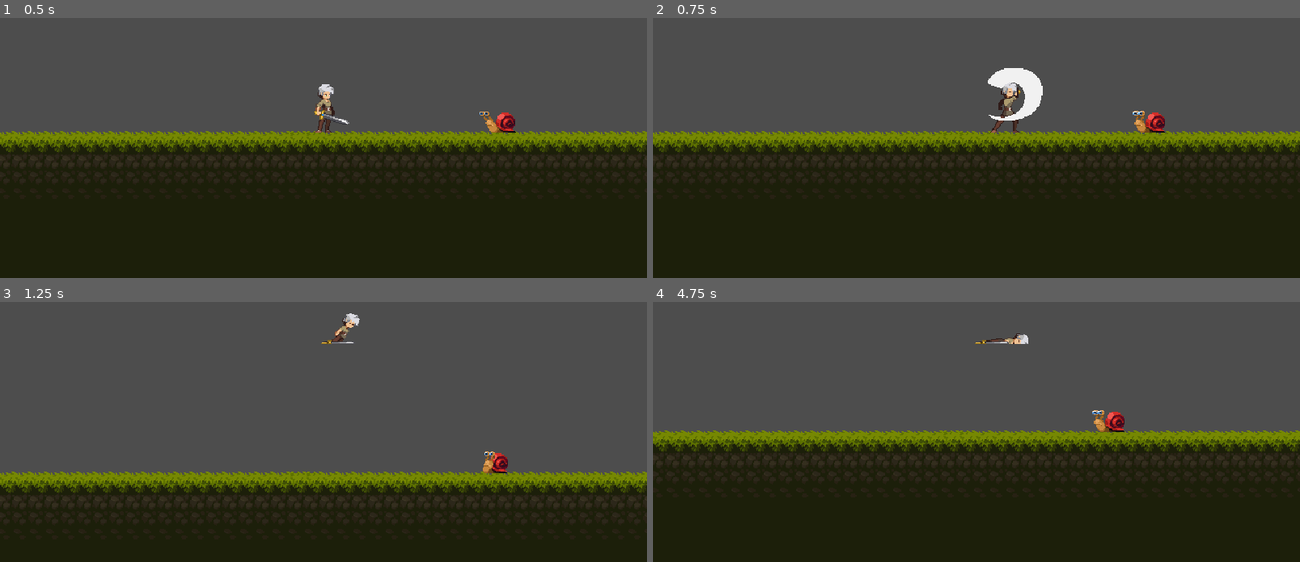
Above: before the commit, frames 1-4 (two rows, left to right).
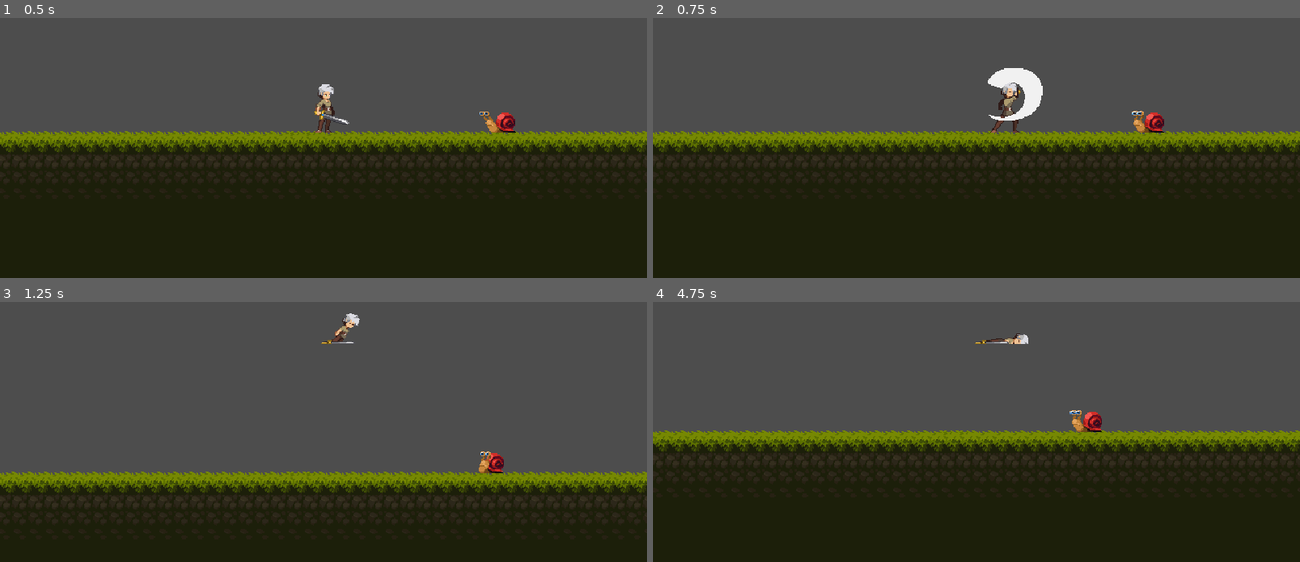
Above: after the commit, the same moments.

Repository: Dewin154/Project_Lynx
Game: Godot game, scene res://levels/level_1.tscn
Two runs of this game, one before a commit and one after it. Both use one fixed random seed, a clock stepped at 60 frames per second and the inputs below.
Inputs:
- Up to frame 1 (0.5 s): no input
- Up to frame 2 (0.75 s): hold D (move_right) from 0.53 s (still down); tap Keypad 1 (attack) at 0.6 s
- Up to frame 3 (1.25 s): keep holding D (move_right); tap W (jump) at 0.77 s; tap Keypad 9 (die) at 0.8 s
- Up to frame 4 (4.75 s): tap Keypad 9 (die) at 1.35, 2.3, 2.85, 3.8, 4.35 s; tap W (jump) at 1.52, 3.02, 3.77, 4.52 s; tap Keypad 1 (attack) at 1.55, 2.1, 3.05, 3.6, 4.55 s; release D (move_right) at 2.03 s; hold A (move_left) 2.03-2.78 s; hold D (move_right) 2.78-4.28 s; hold A (move_left) from 4.28 s (still down)

Frame 1 is identical in both runs. In frame 2, 0.2% of the frame differs, in the area x 74-80%, y 35-45%; in frame 3, 0.3%; in frame 4, 0.6%, in the area x 64-73%, y 41-50%.

Commit message:
Update Sword Logic
- Fixed bug where enemy would die before sword animation finished

- Added correct SwordHitbox flip

- Added abstract function take_damage

- Added haptic feedback after landing successful attack

Diff:
--- a/enemies/abstract_enemies.gd
+++ b/enemies/abstract_enemies.gd
@@ -13,3 +13,7 @@
 
 func falling(delta: float):
 	velocity.y += GRAVITY * delta
+
+# Abstract function
+func take_damage(_damage: int) -> void:
+	push_error("Must be overridden in subclasses!")
--- a/enemies/snail/snail.gd
+++ b/enemies/snail/snail.gd
@@ -3,7 +3,6 @@
 
 var health = 30
 var current_state
-var damage
 
 enum State {Moving, Dying}
 
@@ -16,7 +15,6 @@
 	super(delta)
 	move()
 	play_animations()
-	print(health)
 
 func _on_animated_sprite_2d_animation_finished() -> void:
 	if animated_sprite_2d.animation == "dying":
@@ -29,12 +27,13 @@
 		animated_sprite_2d.play("dying")
 
 func take_damage(damage: int) -> void:
+	Input.start_joy_vibration(0,0.5,0.5,0.3) # Controller vibration for some haptic feedback
 	health -= damage
 	if health <= 0:
 		current_state = State.Dying
 
 func move() -> void:
-	if velocity.x >= -20 and current_state != State.Dying:
+	if velocity.x >= -30 and current_state != State.Dying:
 		velocity.x -= 0.5
 	else:
 		velocity.x = 0
--- /dev/null
+++ b/player/collision_shape_2d.gd
@@ -0,0 +1,15 @@
+extends CollisionShape2D
+
+@onready var player = get_parent().get_parent()
+
+var vector_facing_left = Vector2(-23,-24)
+var vector_facing_right = Vector2(27,-24)
+
+func flip_hitbox():
+	if player.animated_sprite_2d.flip_h:
+		set_position(vector_facing_left)
+	else:
+		set_position(vector_facing_right)
+# Called every Frame, Signal would be better for Performance
+func _process(delta: float) -> void:
+	flip_hitbox()
--- a/player/player.gd
+++ b/player/player.gd
@@ -18,6 +18,7 @@
 var is_attacking = false
 var attack_combo_available = false
 var is_dying = false
+var can_deal_damage = true
 
 func _ready() -> void:
 	current_state = State.Idle
@@ -32,6 +33,7 @@
 	move_and_slide()
 	player_animations()
 	#print("State: ", State.keys()[current_state])
+	#print(can_deal_damage)
 
 func _on_animated_sprite_2d_animation_finished() -> void:
 	if animated_sprite_2d.animation == "attack1":
@@ -41,6 +43,8 @@
 			is_attacking = false
 	elif animated_sprite_2d.animation == "attack2":
 		is_attacking = false
+	can_deal_damage = true
+
 
 func _on_attack_timer_timeout() -> void:
 	attack_combo_available = false
@@ -97,6 +101,7 @@
 	if Input.is_action_just_pressed("attack"):
 		if is_attacking and attack_combo_available:
 			animated_sprite_2d.play("attack2")
+			can_deal_damage = true
 			attack_combo_available = false
 		elif is_on_floor() and !is_attacking:
 			current_state = State.Attack
--- a/player/player.tscn
+++ b/player/player.tscn
@@ -7,6 +7,7 @@
 [ext_resource type="Texture2D" uid="uid://e2qeyy3vtu1c" path="res://player/resources/Dead-Sheet.png" id="3_cjpk3"]
 [ext_resource type="Texture2D" uid="uid://d1mjba3y0gvq8" path="res://player/resources/Jump-All-Sheet.png" id="3_uxq45"]
 [ext_resource type="Script" path="res://player/sword_hitbox.gd" id="7_qbg55"]
+[ext_resource type="Script" path="res://player/collision_shape_2d.gd" id="8_w0gsn"]
 
 [sub_resource type="AtlasTexture" id="AtlasTexture_kd2s7"]
 atlas = ExtResource("2_xu024")
@@ -362,6 +363,7 @@
 position = Vector2(27, -24)
 scale = Vector2(1.29742, 2.53372)
 shape = SubResource("RectangleShape2D_r2mk6")
+script = ExtResource("8_w0gsn")
 
 [connection signal="animation_finished" from="AnimatedSprite2D" to="." method="_on_animated_sprite_2d_animation_finished"]
 [connection signal="timeout" from="AttackTimer" to="." method="_on_attack_timer_timeout"]
--- a/player/sword_hitbox.gd
+++ b/player/sword_hitbox.gd
@@ -2,12 +2,12 @@
 
 @onready var player = get_parent()
 
-
 func _physics_process(delta: float) -> void:
-	if Input.is_action_just_pressed("attack"):
+	if Input.is_action_just_pressed("attack") and player.can_deal_damage:
 		activate_hitbox()
 
 func activate_hitbox():
 	for body in get_overlapping_bodies():
 		if body is Snail:
 			body.take_damage(10)
+	player.can_deal_damage = false
Not shown: 1 places in player/player.tscn that only renumber resources
